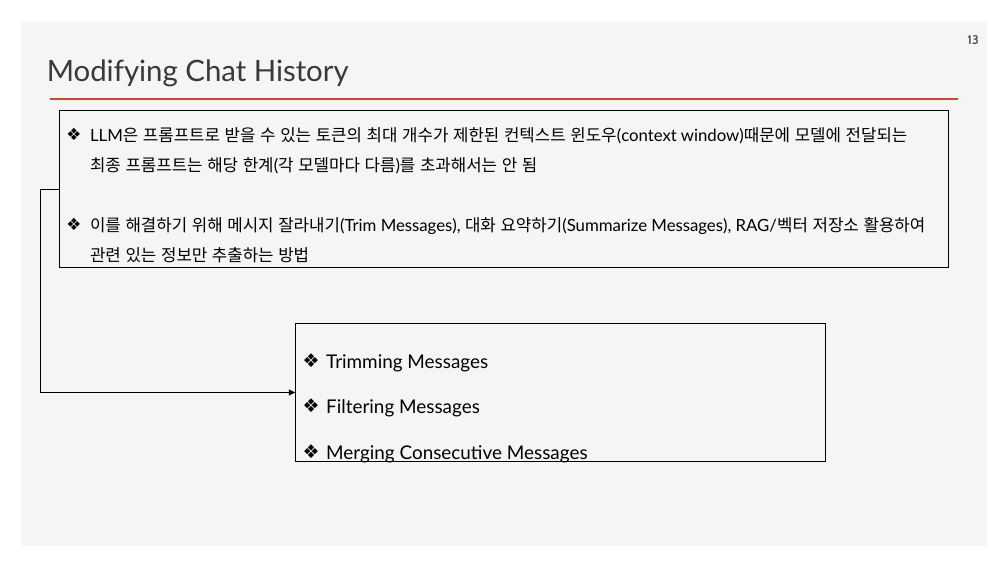
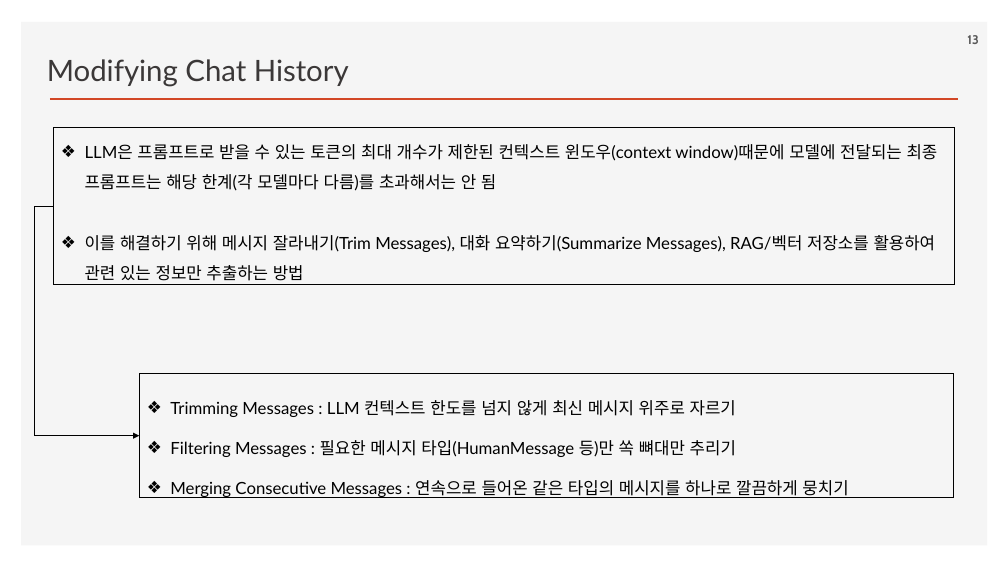
Before and after one commit to ancestor9/2026_Fall_Learning-Langchain-AI-Agent, a slide deck: slide 13 of ppts/CHAPTER 4 Using LangGraph to Add Memory to Your Chatbot.pptx. Drawn at 1008x567 pixels with LibreOffice and Linux fonts; fonts in the diff are those of the drawing; background and template pictures are left out. Boxes give left, top, right and bottom in pixels: in the first picture for what was removed or moved away, otherwise in the second. Text is boxed around its words. In the diff, an @@ line names an element or a change of style, - is before the commit and + after.

```diff
--- a/ppts/CHAPTER 4 Using LangGraph to Add Memory to Your Chatbot.pptx
+++ b/ppts/CHAPTER 4 Using LangGraph to Add Memory to Your Chatbot.pptx
@@ rectangle "LLM은 프롬프트로 받을 수 있는 ...": place and size @@
-rectangle "LLM은 프롬프트로 받을 수 있는 ..." at bbox=[59, 110, 949, 268]
+rectangle "LLM은 프롬프트로 받을 수 있는 ..." at bbox=[54, 128, 955, 285]
@@ elbow arrow moved from (59, 189) - (295, 392) to (54, 206) - (139, 436) @@
@@ text in rectangle at bbox=[85, 235, 936, 281]: text changed @@
-❖ 이를 해결하기 위해 메시지 잘라내기(Trim Messages), 대화 요약하기(Summarize Messages), RAG/벡터 저장소 활용하여 관련 있는 정보만 추출하는 방법
+❖ 이를 해결하기 위해 메시지 잘라내기(Trim Messages), 대화 요약하기(Summarize Messages), RAG/벡터 저장소를 활용하여 관련 있는 정보만 추출하는 방법
@@ rectangle "Trimming Messages : LLM 컨텍스트 ...": place and size @@
-rectangle "Trimming Messages : LLM 컨텍스트 ..." at bbox=[295, 324, 825, 462]
+rectangle "Trimming Messages : LLM 컨텍스트 ..." at bbox=[139, 374, 954, 498]
@@ text in rectangle at bbox=[170, 400, 848, 498]: text changed; size 18 to 16 pt @@
-❖ Trimming Messages
-❖ Filtering Messages
-❖ Merging Consecutive Messages
+❖ Trimming Messages : LLM 컨텍스트 한도를 넘지 않게 최신 메시지 위주로 자르기
+❖ Filtering Messages : 필요한 메시지 타입(HumanMessage 등)만 쏙 뼈대만 추리기
+❖ Merging Consecutive Messages : 연속으로 들어온 같은 타입의 메시지를 하나로 깔끔하게 뭉치기
```
Also in this commit, not shown: 1 other slide changed, 1 other file.
